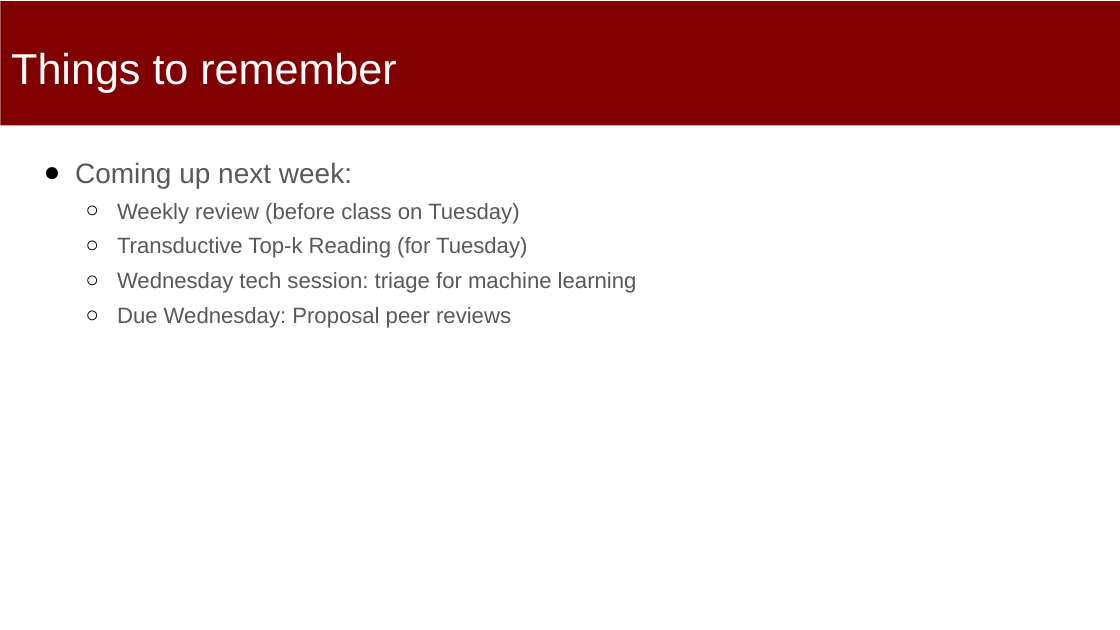
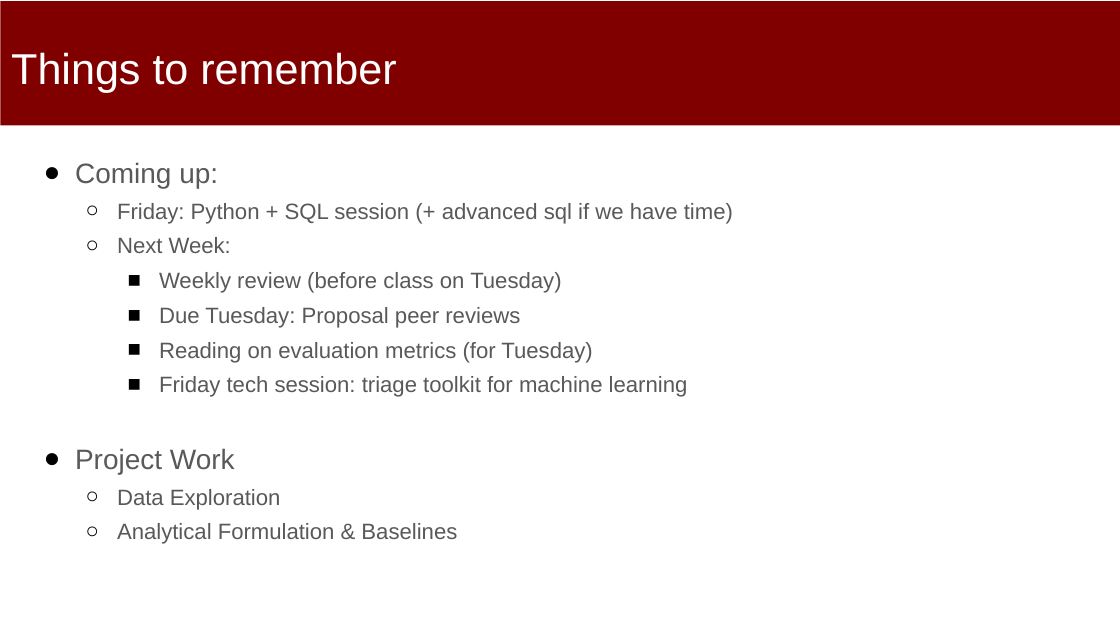
Before and after one commit to dssg/mlforpublicpolicylab, a slide deck: slide 23 of Lectures/09-Machine-Learning-Pipelines.pptx. Drawn at 1120x630 pixels with LibreOffice and Linux fonts; fonts in the diff are those of the drawing. Boxes give left, top, right and bottom in pixels: in the first picture for what was removed or moved away, otherwise in the second. Text is boxed around its words. In the diff, an @@ line names an element or a change of style, - is before the commit and + after.

```diff
--- a/Lectures/09-Machine-Learning-Pipelines.pptx
+++ b/Lectures/09-Machine-Learning-Pipelines.pptx
@@ text at bbox=[75, 162, 733, 253]: text changed; size 24 to 19 pt @@
-● Coming up next week:
+● Coming up:
+  ○ Friday: Python + SQL session (+ advanced sql if we have time)
+  ○ Next Week:
@@ text at bbox=[159, 272, 561, 293]: bullet ○ to ■; list level 2 to 3 in "Weekly review (before class on ..." @@
@@ text at bbox=[75, 307, 688, 544]: text changed @@
-  ○ Transductive Top-k Reading (for Tuesday)
-  ○ Wednesday tech session: triage for machine learning
-  ○ Due Wednesday: Proposal peer reviews
+    ■ Due Tuesday: Proposal peer reviews
+    ■ Reading on evaluation metrics (for Tuesday)
+    ■ Friday tech session: triage toolkit for machine learning
+● Project Work
+  ○ Data Exploration
+  ○ Analytical Formulation & Baselines
```
Also in this commit, not shown: 3 other slides changed, 44 other files.
